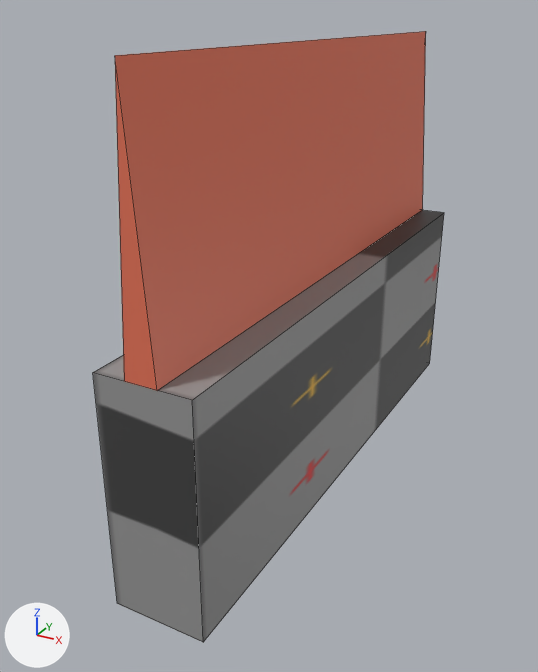
One commit to the FBX model Assets/Graphics/Models/fence.fbx: the scene before it, then after it.
Before and after are seen from a 50 mm lens placed at (-1.1, 1.74, 1.59), pointed at (-2.26, 3.84, 0.54). Every picture has the same lights, and +X, +Y and +Z are marked at lower left. The first picture is the older version. Mesh edges are drawn as thin lines. Where no turn or scale is listed for an object, it has been applied to the vertices.

The first picture shows 'fence'.
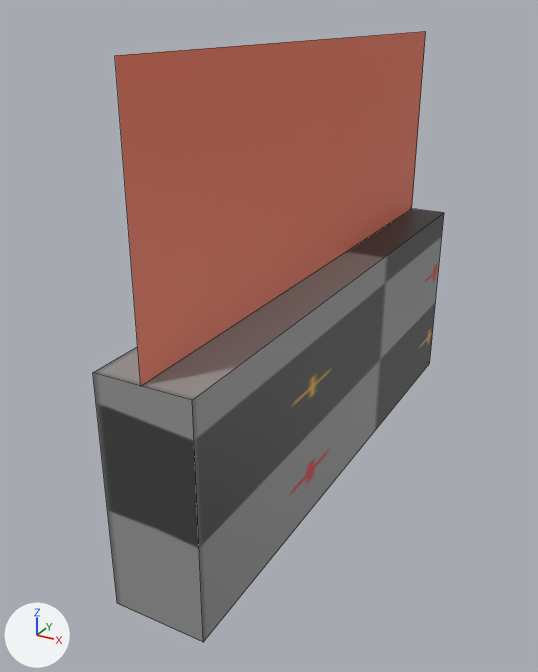
Location of each change, [x1, y1, x2, y2] in pixels of the pictures (538 x 672 px):
part 1 of me_cube_021, cut back
    before: [115, 31, 426, 391]
    after: [115, 31, 426, 386]

The change, as a list of edits to the scene's bpy script:
```text
Change me_cube_021:
    used by ob_fence; location = (-2.0, 4.0, 0.0)
    verts and faces of me_cube_021; kept vertices keep their numbers, new ones are numbered from 14
    before: 8 (-0.1, -1.0, 0.75) at pixel (157, 390), 9 (-0.15, -1.0, 1.5) at pixel (114, 55), 10 (-0.1, 1.0, 0.75) at pixel (422, 209), 11 (-0.15, 1.0, 1.5) at pixel (425, 31), 12 (-0.2, -1.0, 0.75) at pixel (124, 381)
    before: 13 (-0.2, 1.0, 0.75)
    remove me_cube_021.from_pydata(...)  # 14 vertices, 10 faces; spans x -0.3..0.0, y -1.0..1.0, z 0.0..1.5
    add me_cube_021.from_pydata(...)  # 12 vertices, 7 faces; spans x -0.3..0.0, y -1.0..1.0, z 0.0..1.5
    me_cube_021 part 1
    add delete_vertices([12, 13])  # with the faces that use them
    add verts[8] = (-0.15, -1.0, 0.75)  # moved, pixel (140, 386)
    add verts[10] = (-0.15, 1.0, 0.75)  # moved, pixel (411, 208)
```
